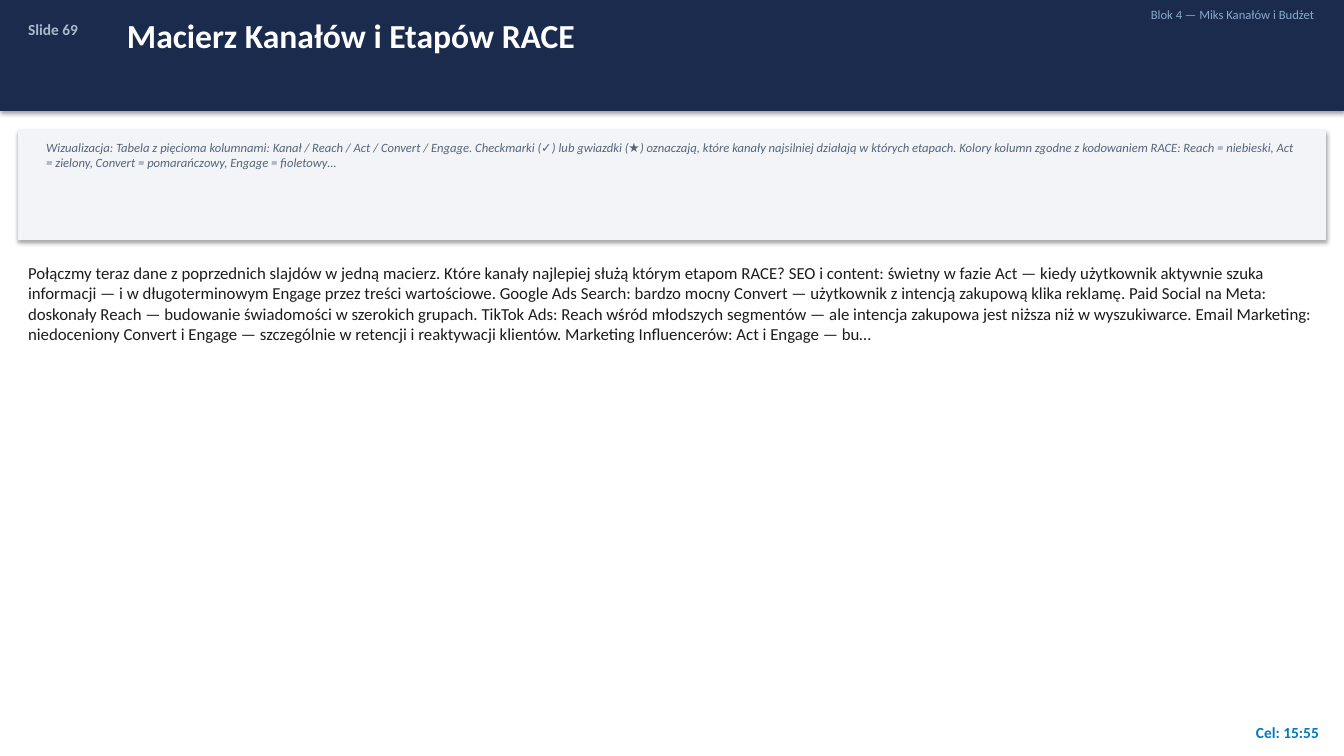
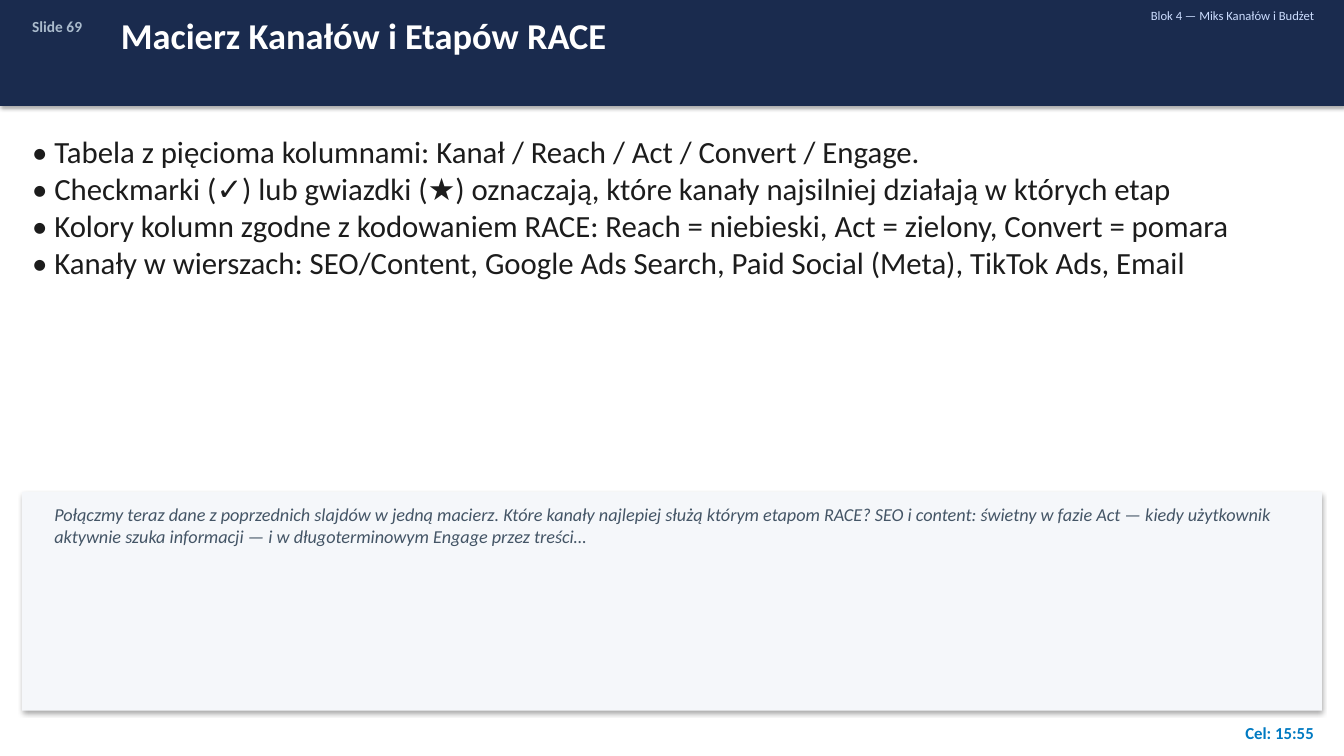
Before and after one commit to porwisz/marketing-zajecia, a slide deck: slide 69 of course-materials/Strategia_Marketingu_Cyfrowego.pptx. Drawn at 1344x756 pixels with LibreOffice and Linux fonts; fonts in the diff are those of the drawing. Boxes give left, top, right and bottom in pixels: in the first picture for what was removed or moved away, otherwise in the second. Text is boxed around its words. In the diff, an @@ line names an element or a change of style, - is before the commit and + after.

```diff
--- a/course-materials/Strategia_Marketingu_Cyfrowego.pptx
+++ b/course-materials/Strategia_Marketingu_Cyfrowego.pptx
@@ rectangle: place and size @@
-rectangle at bbox=[0, 0, 1344, 111]
+rectangle at bbox=[0, 0, 1344, 106]
@@ text "Slide 69": place and size @@
-text "Slide 69" at bbox=[28, 24, 78, 35]
+text "Slide 69" at bbox=[32, 21, 82, 32]
@@ text "Macierz Kanałów i Etapów RACE" at bbox=[121, 23, 606, 55]: size 24 to 26 pt @@
@@ text "Blok 4 — Miks Kanałów ..." at bbox=[1151, 11, 1314, 20]: text colour #88AACC to #CCDDFF @@
@@ rectangle removed at bbox=[18, 129, 1326, 240] @@
@@ text at bbox=[54, 141, 1228, 280]: text changed; size 9 to 22 pt; text colour #55657A to #1C1C1C; italic off @@
-Wizualizacja: Tabela z pięcioma kolumnami: Kanał / Reach / Act / Convert / Engage. Checkmarki (✓) lub gwiazdki (★) oznaczają, które kanały najsilniej działają w których etapach. Kolory kolumn zgodne z kodowaniem RACE: Reach = niebieski, Act = zielony, Convert = pomarańczowy, Engage = fioletowy…
+• Tabela z pięcioma kolumnami: Kanał / Reach / Act / Convert / Engage.
+• Checkmarki (✓) lub gwiazdki (★) oznaczają, które kanały najsilniej działają w których etap
+• Kolory kolumn zgodne z kodowaniem RACE: Reach = niebieski, Act = zielony, Convert = pomara
+• Kanały w wierszach: SEO/Content, Google Ads Search, Paid Social (Meta), TikTok Ads, Email
@@ rectangle added at bbox=[22, 492, 1322, 711], fill #F5F7FA @@
@@ text at bbox=[54, 508, 1270, 546]: text changed; size 12 to 13 pt; text colour #1C1C1C to #445566; italic on @@
-Połączmy teraz dane z poprzednich slajdów w jedną macierz. Które kanały najlepiej służą którym etapom RACE? SEO i content: świetny w fazie Act — kiedy użytkownik aktywnie szuka informacji — i w długoterminowym Engage przez treści wartościowe. Google Ads Search: bardzo mocny Convert — użytkownik z intencją zakupową klika reklamę. Paid Social na Meta: doskonały Reach — budowanie świadomości w szerokich grupach. TikTok Ads: Reach wśród młodszych segmentów — ale intencja zakupowa jest niższa niż w wyszukiwarce. Email Marketing: niedoceniony Convert i Engage — szczególnie w retencji i reaktywacji klientów. Marketing Influencerów: Act i Engage — bu…
+Połączmy teraz dane z poprzednich slajdów w jedną macierz. Które kanały najlepiej służą którym etapom RACE? SEO i content: świetny w fazie Act — kiedy użytkownik aktywnie szuka informacji — i w długoterminowym Engage przez treści…
@@ text "Cel: 15:55": place and size @@
-text "Cel: 15:55" at bbox=[1256, 727, 1318, 738]
+text "Cel: 15:55" at bbox=[1245, 727, 1314, 739]
@@ text "Cel: 15:55" at bbox=[1245, 727, 1314, 739]: size 11 to 12 pt @@
```
Also in this commit, not shown: 81 other slides changed, 3 slides added, 3 slides removed, 1 other file.
